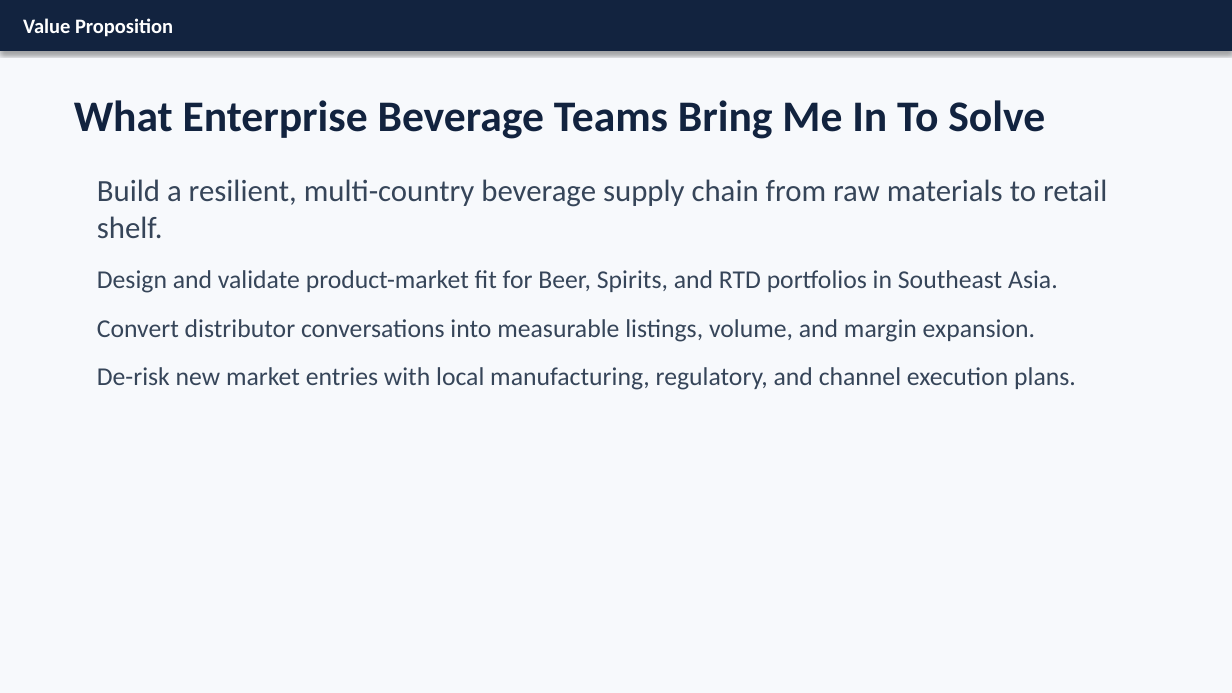
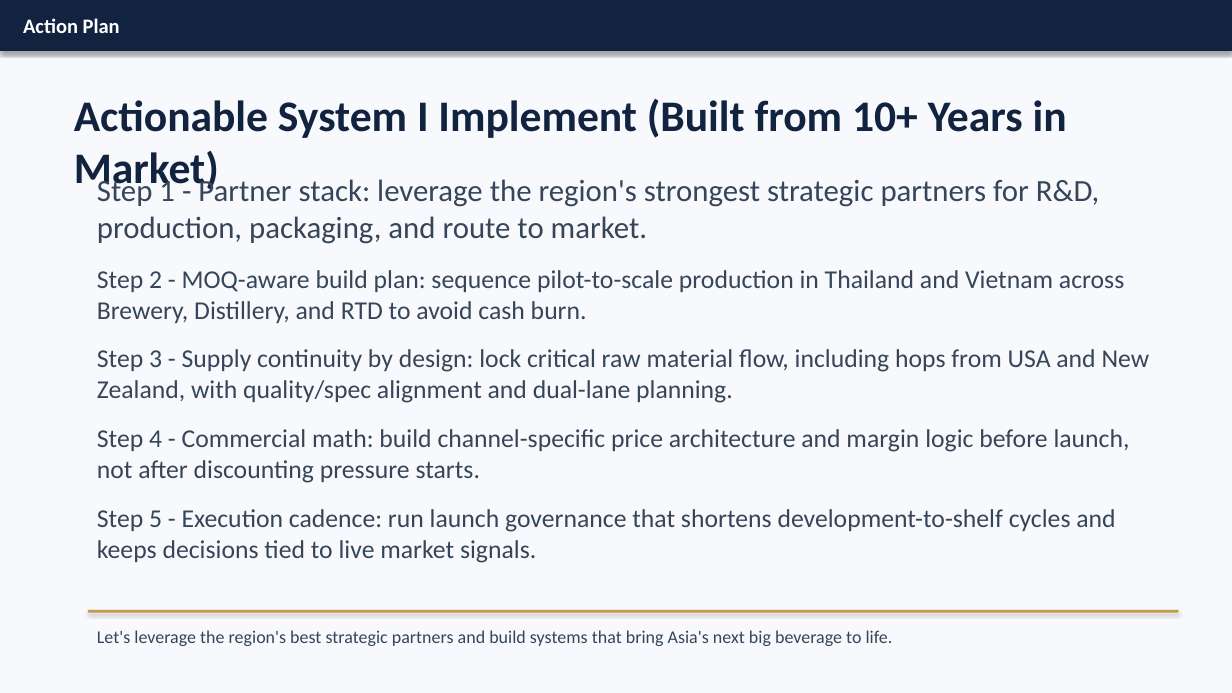
Before and after one commit to aviyashaya-tech/Cults, a slide deck: slide 3 of decks/avi-yashaya-consulting-deck.pptx. Drawn at 1232x693 pixels with LibreOffice and Linux fonts; fonts in the diff are those of the drawing. Boxes give left, top, right and bottom in pixels: in the first picture for what was removed or moved away, otherwise in the second. Text is boxed around its words. In the diff, an @@ line names an element or a change of style, - is before the commit and + after.

```diff
--- a/decks/avi-yashaya-consulting-deck.pptx
+++ b/decks/avi-yashaya-consulting-deck.pptx
@@ text in rectangle at (x1=23, y1=18, x2=120, y2=33): text changed @@
-Value Proposition
+Action Plan
@@ text at (x1=74, y1=99, x2=1067, y2=138): text changed @@
-What Enterprise Beverage Teams Bring Me In To Solve
+Actionable System I Implement (Built from 10+ Years in Market)
@@ text at (x1=97, y1=175, x2=1150, y2=563): text changed @@
-Build a resilient, multi-country beverage supply chain from raw materials to retail shelf.
-Design and validate product-market fit for Beer, Spirits, and RTD portfolios in Southeast Asia.
-Convert distributor conversations into measurable listings, volume, and margin expansion.
-De-risk new market entries with local manufacturing, regulatory, and channel execution plans.
+Step 1 - Partner stack: leverage the region's strongest strategic partners for R&D, production, packaging, and route to market.
+Step 2 - MOQ-aware build plan: sequence pilot-to-scale production in Thailand and Vietnam across Brewery, Distillery, and RTD to avoid cash burn.
+Step 3 - Supply continuity by design: lock critical raw material flow, including hops from USA and New Zealand, with quality/spec alignment and dual-lane planning.
+Step 4 - Commercial math: build channel-specific price architecture and margin logic before launch, not after discounting pressure starts.
+Step 5 - Execution cadence: run launch governance that shortens development-to-shelf cycles and keeps decisions tied to live market signals.
@@ rectangle added at (x1=88, y1=610, x2=1178, y2=613), fill #C79948 @@
@@ text added at (x1=97, y1=630, x2=893, y2=646), 14 pt, text #364559 @@
+Let's leverage the region's best strategic partners and build systems that bring Asia's next big beverage to life.
```
Also in this commit, not shown: 2 other slides changed, 1 slide added, 1 slide removed, 5 other files.
